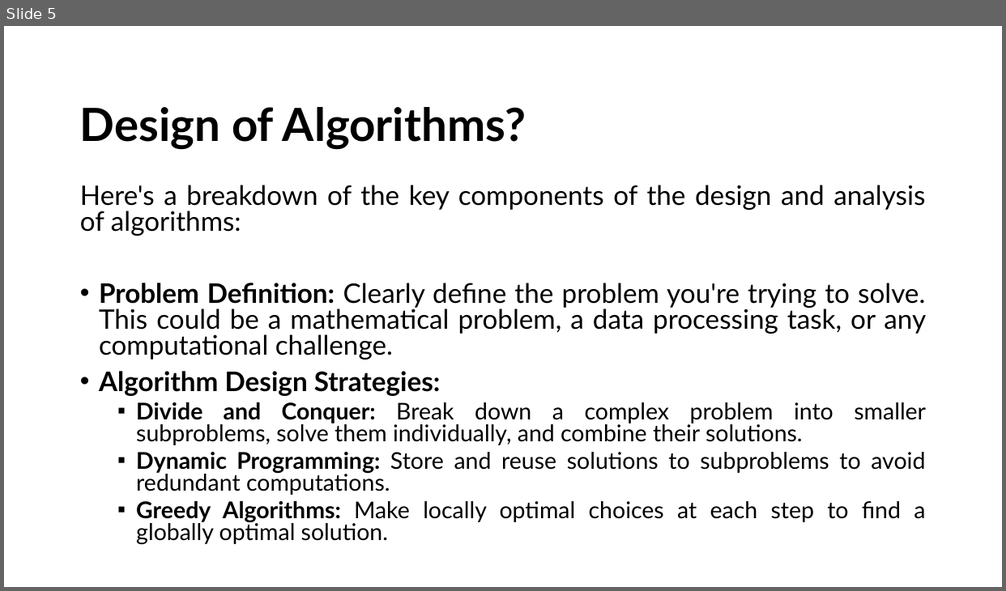
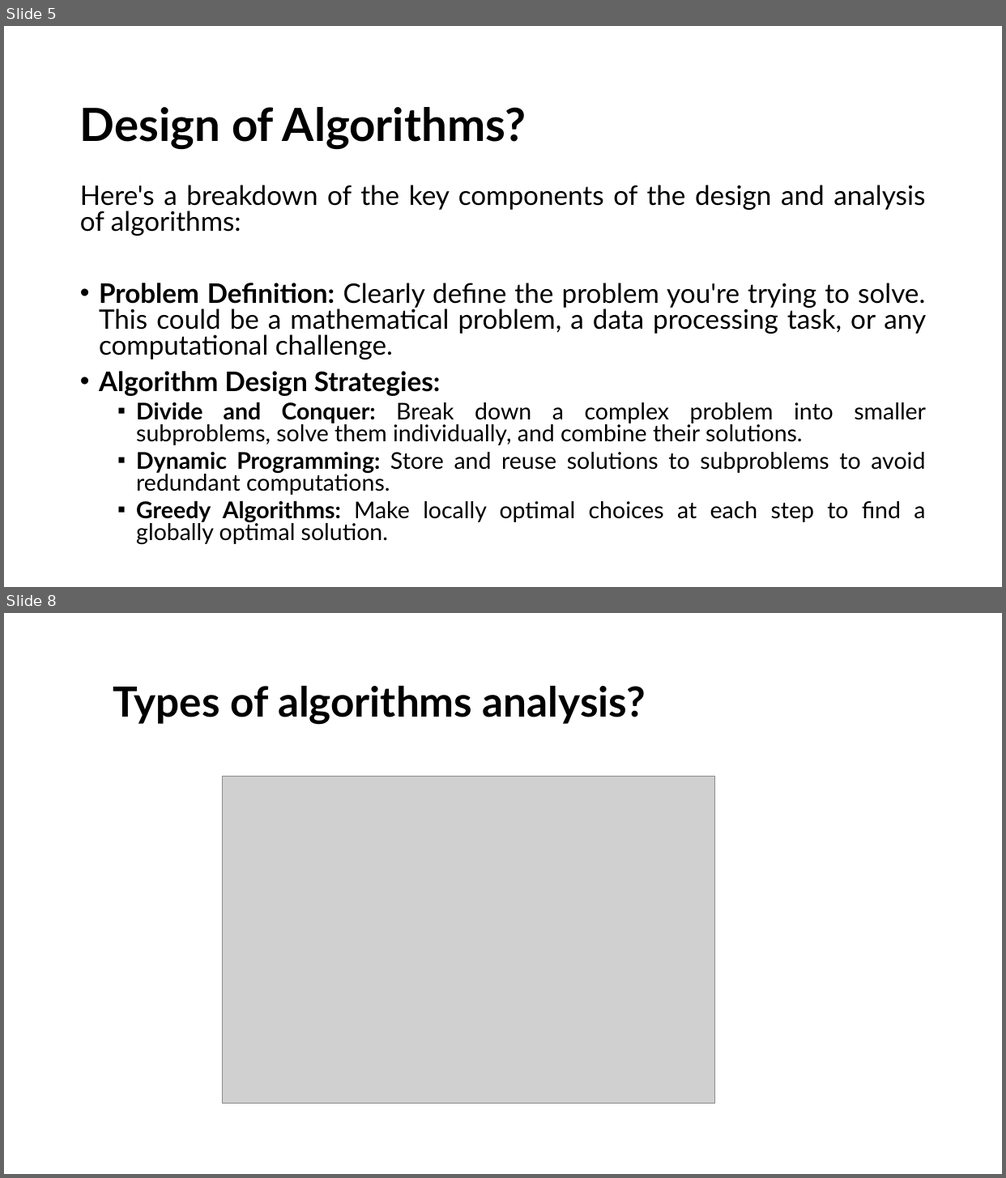
Before and after one commit to alaminbhuyan/DSA-In-Python, a slide deck: Design & Analysis Of Algorithm PDF/DAA.pptx. Shown one above the other, each under a label of ours: slide 5 before the commit, slides 5 and 8 after it; the slides between them are not shown. The pictures are 1006x591 and 1006x1178 pixels, drawn with LibreOffice and Linux fonts; fonts in the diff are those of the drawing; grey boxes stand for pictures. Boxes give left, top, right and bottom in pixels: in the first picture for what was removed or moved away, otherwise in the second. Text is boxed around its words. In the diff, an @@ line names an element or a change of style, - is before the commit and + after.

```diff
--- a/Design & Analysis Of Algorithm PDF/DAA.pptx
+++ b/Design & Analysis Of Algorithm PDF/DAA.pptx
@@ slide 8 added at (x1=4, y1=613, x2=1002, y2=1174), background #FFFFFF @@
@@ title added at (x1=113, y1=686, x2=646, y2=724), 40 pt, text #000000, bold @@
+Types of algorithms analysis?
@@ picture added at (x1=222, y1=776, x2=715, y2=1103) @@
```
Also in this commit, not shown: 2 slides changed, 9 other slides added, 1 slide removed.
